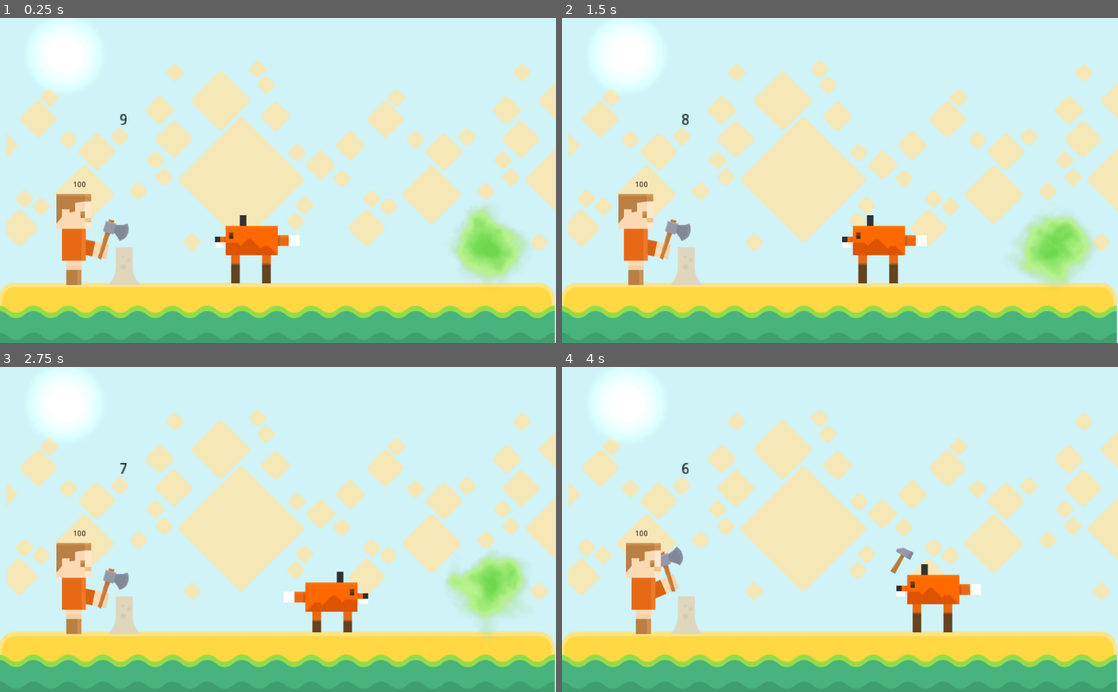
Above: before the commit, frames 1-4 (two rows, left to right).
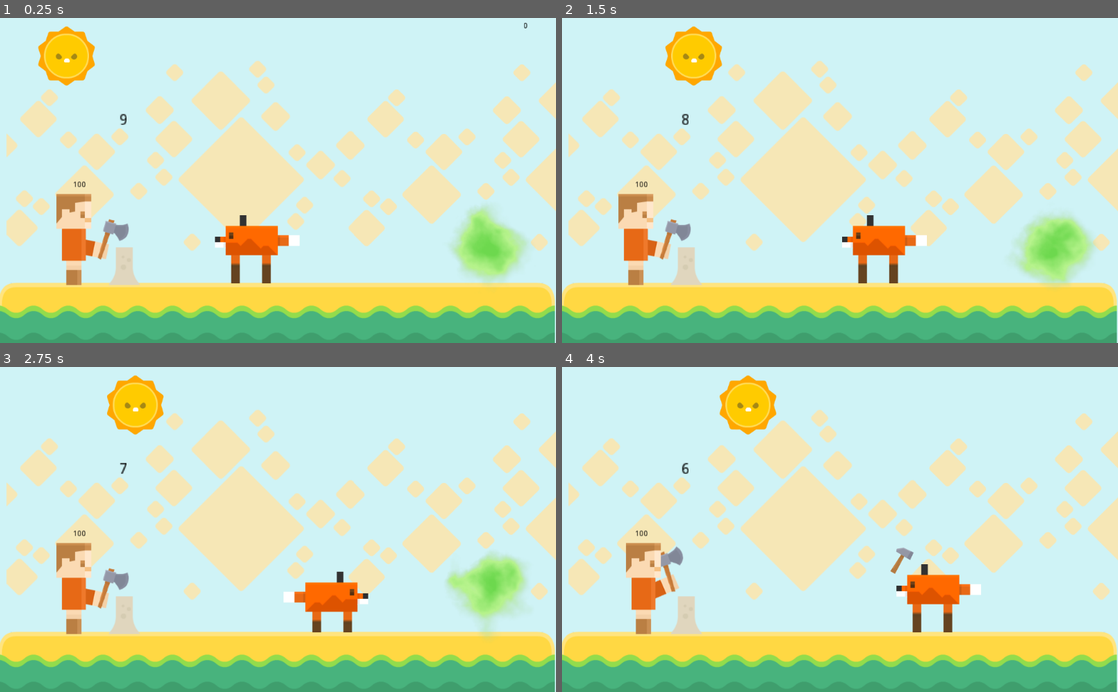
Above: after the commit, the same moments.

Repository: thiagola92/gamejamplus-2020
Game: Godot game, scene res://scenes/Main.tscn
Same seed, same stepped clock (60 frames per second), same inputs: the game is played once before the commit and once after it. The project has no main scene, so this scene is started directly.
Inputs:
- Up to frame 1 (0.25 s): no input
- Up to frame 2 (1.5 s): hold D 0.53-1.28 s; hold A from 1.28 s (still down)
- Up to frame 3 (2.75 s): release A at 2.03 s; hold D from 2.03 s (still down)
- Up to frame 4 (4 s): release D at 3.53 s; hold A from 3.53 s (still down)

The runs differ from the first frame. In frame 1, 1.5% of the frame differs, in the area x 6-95%, y 1-21%; in frame 2, 2.8%, in the area x 6-29%, y 2-21%; in frame 3, 2.8%; in frame 4, 2.8%.

Commit message:
timer

Diff:
--- a/Game/scenes/Main.tscn
+++ b/Game/scenes/Main.tscn
@@ -1,14 +1,16 @@
-[gd_scene load_steps=12 format=2]
+[gd_scene load_steps=14 format=2]
 
 [ext_resource path="res://assets/set2_tiles.png" type="Texture" id=1]
 [ext_resource path="res://scenes/Enemy.tscn" type="PackedScene" id=2]
 [ext_resource path="res://scenes/Wall.tscn" type="PackedScene" id=3]
 [ext_resource path="res://scenes/Player.tscn" type="PackedScene" id=4]
 [ext_resource path="res://assets/bg.png" type="Texture" id=5]
-[ext_resource path="res://assets/light.png" type="Texture" id=6]
 [ext_resource path="res://assets/tilesets/tilesheet_complete_2X.png" type="Texture" id=7]
 [ext_resource path="res://scenes/Buffs.tscn" type="PackedScene" id=8]
 [ext_resource path="res://scenes/Buff_Pice.tscn" type="PackedScene" id=9]
+[ext_resource path="res://assets/background/sun.png" type="Texture" id=10]
+[ext_resource path="res://scripts/TimerPrint.gd" type="Script" id=11]
+[ext_resource path="res://assets/background/moon.png" type="Texture" id=12]
 
 [sub_resource type="RectangleShape2D" id=1]
 extents = Vector2( 508.202, 68.3993 )
@@ -75,6 +77,27 @@
 position = Vector2( 475.948, 449.944 )
 motion/sync_to_physics = true
 
+[node name="TimerPrint" type="Label" parent="Player"]
+margin_left = 490.0
+margin_top = -419.0
+margin_right = 536.0
+margin_bottom = -401.0
+custom_colors/font_color = Color( 0, 0, 0, 1 )
+text = "tempo"
+script = ExtResource( 11 )
+__meta__ = {
+"_edit_use_anchors_": false
+}
+
+[node name="moon" type="Sprite" parent="Player/TimerPrint"]
+position = Vector2( -842.734, 65.5893 )
+texture = ExtResource( 12 )
+
+[node name="sun" type="Sprite" parent="Player/TimerPrint"]
+position = Vector2( -841.2, 62.2752 )
+scale = Vector2( 0.740637, 0.740637 )
+texture = ExtResource( 10 )
+
 [node name="Enemy" parent="." instance=ExtResource( 2 )]
 position = Vector2( 106.728, 432.278 )
 z_index = 1
@@ -82,16 +105,8 @@
 [node name="Wall" parent="." instance=ExtResource( 3 )]
 position = Vector2( 230.747, 366.453 )
 
-[node name="Light2D" type="Light2D" parent="."]
-position = Vector2( 124.615, 92.2835 )
-scale = Vector2( 0.178346, 0.176417 )
-texture = ExtResource( 6 )
-texture_scale = 0.88
-color = Color( 0.933333, 0.901961, 0.54902, 1 )
-energy = 0.61
-
 [node name="bg" type="Sprite" parent="."]
-position = Vector2( 540.732, 320.986 )
+position = Vector2( 541.243, 320.986 )
 scale = Vector2( 4.2508, 2.55031 )
 z_index = -1
 texture = ExtResource( 5 )
--- /dev/null
+++ b/Game/scenes/TimerPrint.gd
@@ -0,0 +1,22 @@
+extends Label
+
+
+# Declare member variables here. Examples:
+# var a = 2
+# var b = "text"
+
+
+# Called when the node enters the scene tree for the first time.
+var elapsed = 0.0
+func _process(delta):
+	elapsed += delta
+	self.text = str(int(elapsed))
+	print(int(elapsed))
+
+	if elapsed >= 30.0:
+
+		elapsed = 0.0
+
+# Called every frame. 'delta' is the elapsed time since the previous frame.
+#func _process(delta):
+#	pass
--- /dev/null
+++ b/Game/scripts/TimerPrint.gd
@@ -0,0 +1,35 @@
+extends Label
+
+
+# Declare member variables here. Examples:
+# var a = 2
+# var b = "text"
+
+
+# Called when the node enters the scene tree for the first time.
+var elapsed = 0.0
+
+var daylight = true
+
+func _process(delta):
+	if daylight == true:
+		$moon.hide()
+		$sun.show()
+	else:
+		$moon.show()
+		$sun.hide()
+
+	elapsed += delta
+	self.text = str(int(elapsed))
+	print(int(elapsed))
+	if elapsed >= 10.0:
+		elapsed = 0.0
+		if daylight == true:
+			daylight = false
+		else:
+			daylight = true
+
+
+# Called every frame. 'delta' is the elapsed time since the previous frame.
+#func _process(delta):
+#	pass
Binary file added: Game/assets/background/moon.png
Not shown, added: Game/assets/background/moon.png.import
Binary file added: Game/assets/background/sun.png
Not shown, added: Game/assets/background/sun.png.import
